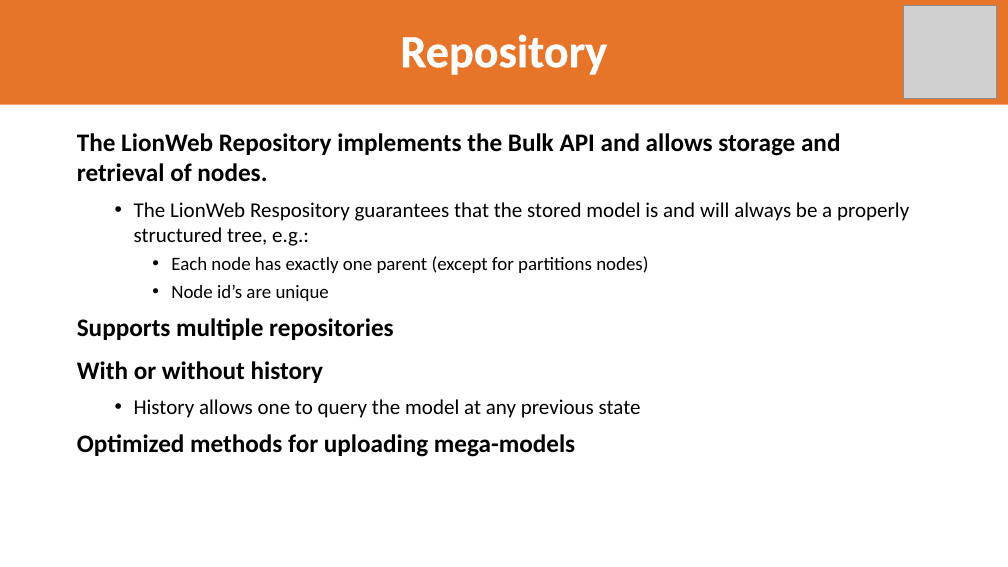
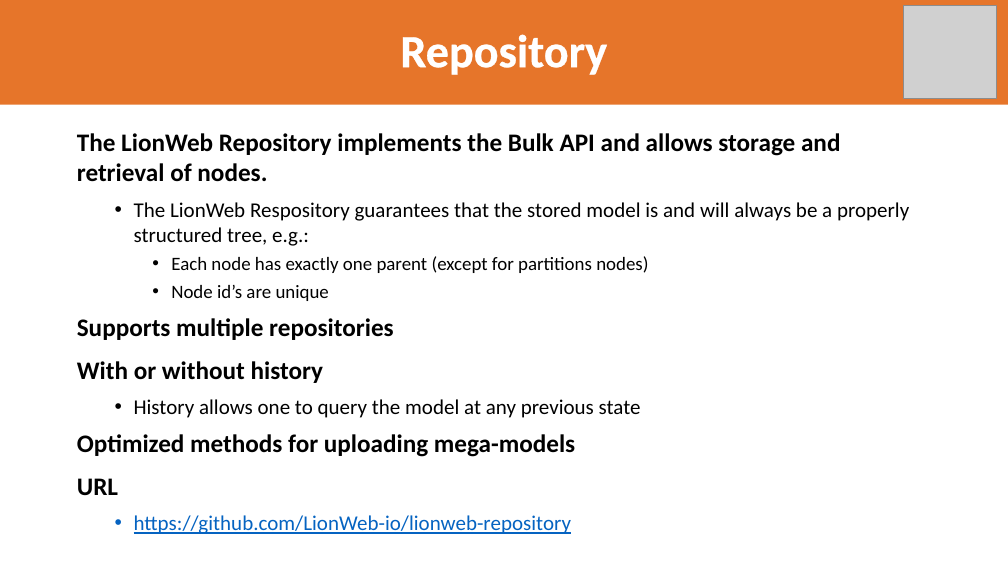
Before and after one commit to LionWeb-io/specification, a slide deck: slide 12 of resources/LangDev 2024 Talk-jos.pptx. Drawn at 1008x567 pixels with LibreOffice and Linux fonts; fonts in the diff are those of the drawing; grey boxes stand for pictures; background and template pictures are left out. Boxes give left, top, right and bottom in pixels: in the first picture for what was removed or moved away, otherwise in the second. Text is boxed around its words. In the diff, an @@ line names an element or a change of style, - is before the commit and + after.

Commit message:
Layout improved, more text

```diff
--- a/resources/LangDev 2024 Talk-jos.pptx
+++ b/resources/LangDev 2024 Talk-jos.pptx
@@ text at [77, 478, 571, 534]: paragraphs added @@
+URL
+  • https://github.com/LionWeb-io/lionweb-repository
```
Also in this commit, not shown: 14 other slides changed, 7 slides added, 8 slides removed.
